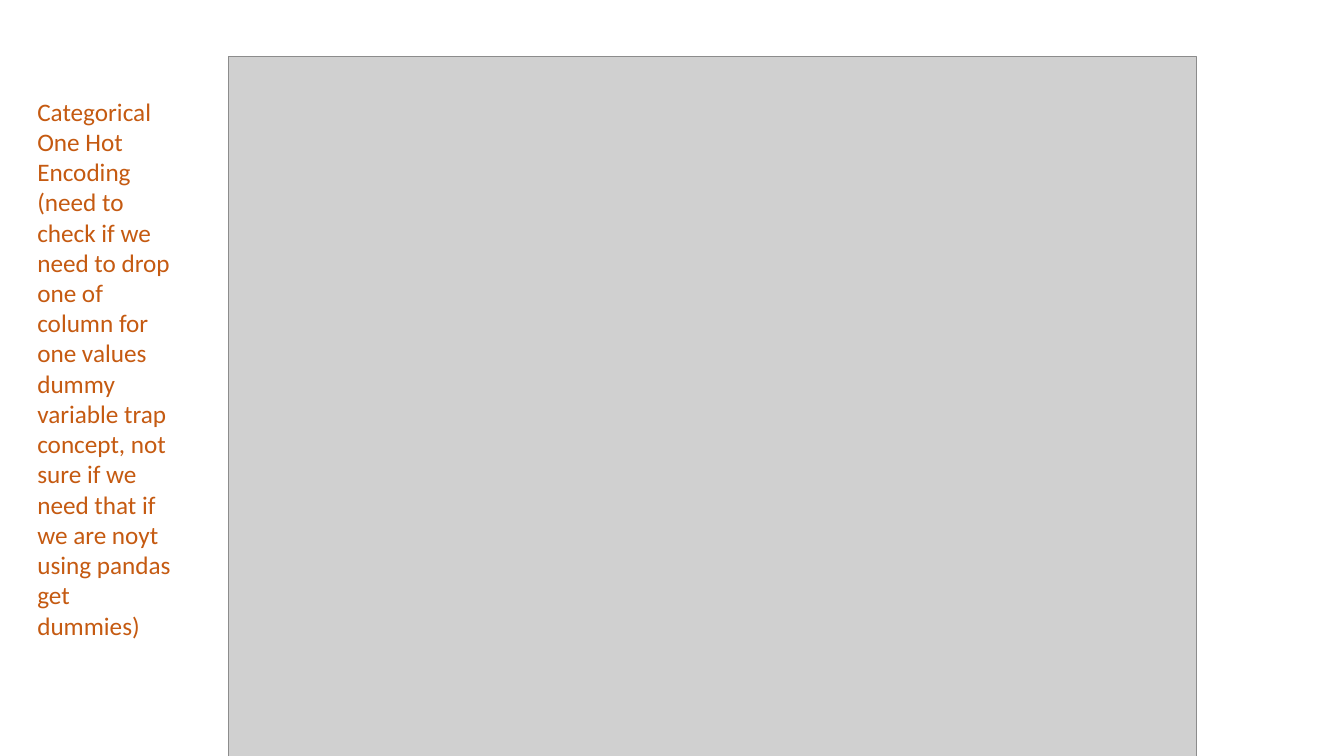
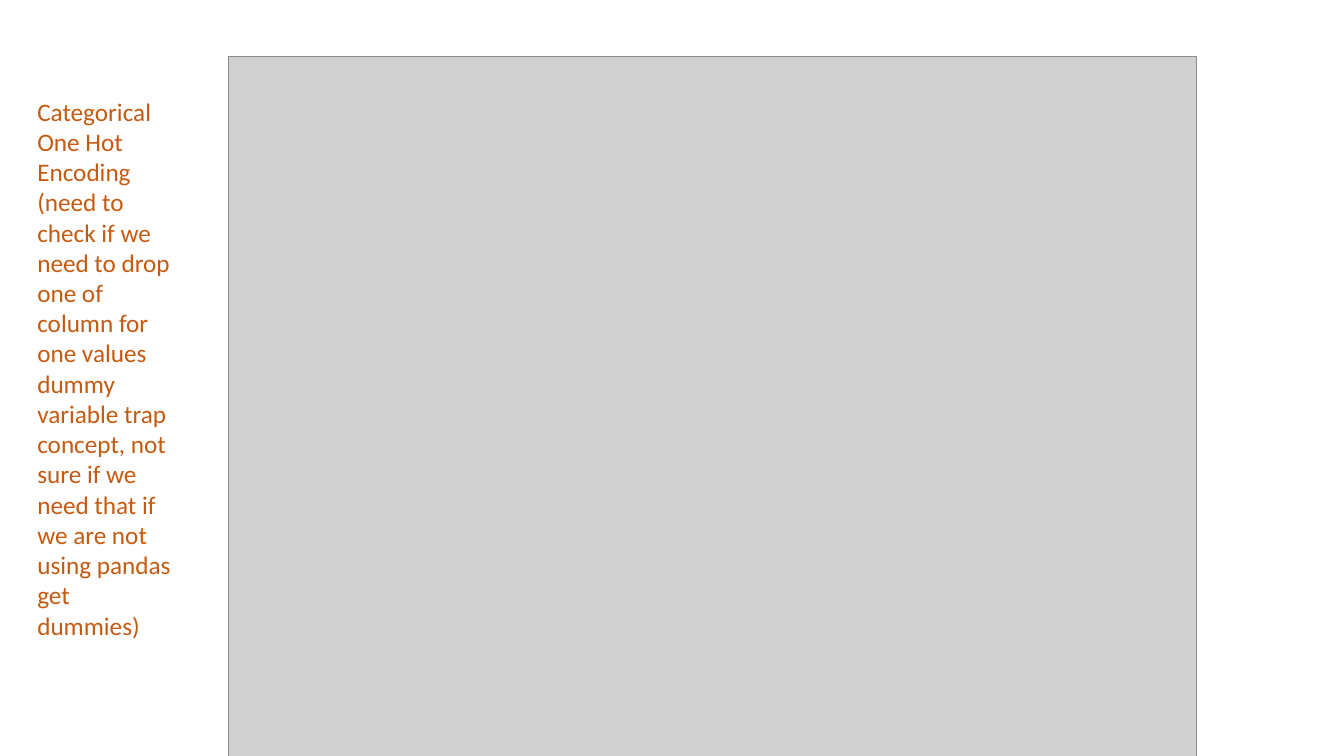
Before and after one commit to vikra8pc/FinalProject_RutgersDS, a slide deck: slide 9 of Presentation.pptx. Drawn at 1344x756 pixels with LibreOffice and Linux fonts; fonts in the diff are those of the drawing; grey boxes stand for pictures. Boxes give left, top, right and bottom in pixels: in the first picture for what was removed or moved away, otherwise in the second. Text is boxed around its words. In the diff, an @@ line names an element or a change of style, - is before the commit and + after.

```diff
--- a/Presentation.pptx
+++ b/Presentation.pptx
@@ text at (x1=37, y1=103, x2=171, y2=639): text changed @@
-Categorical One Hot Encoding (need to check if we need to drop one of column for one values dummy variable trap concept, not sure if we need that if we are noyt using pandas get dummies)
+Categorical One Hot Encoding (need to check if we need to drop one of column for one values dummy variable trap concept, not sure if we need that if we are not using pandas get dummies)
```
Also in this commit, not shown: 4 other slides changed, 11 slides added, 1 slide removed, 1 other file.
